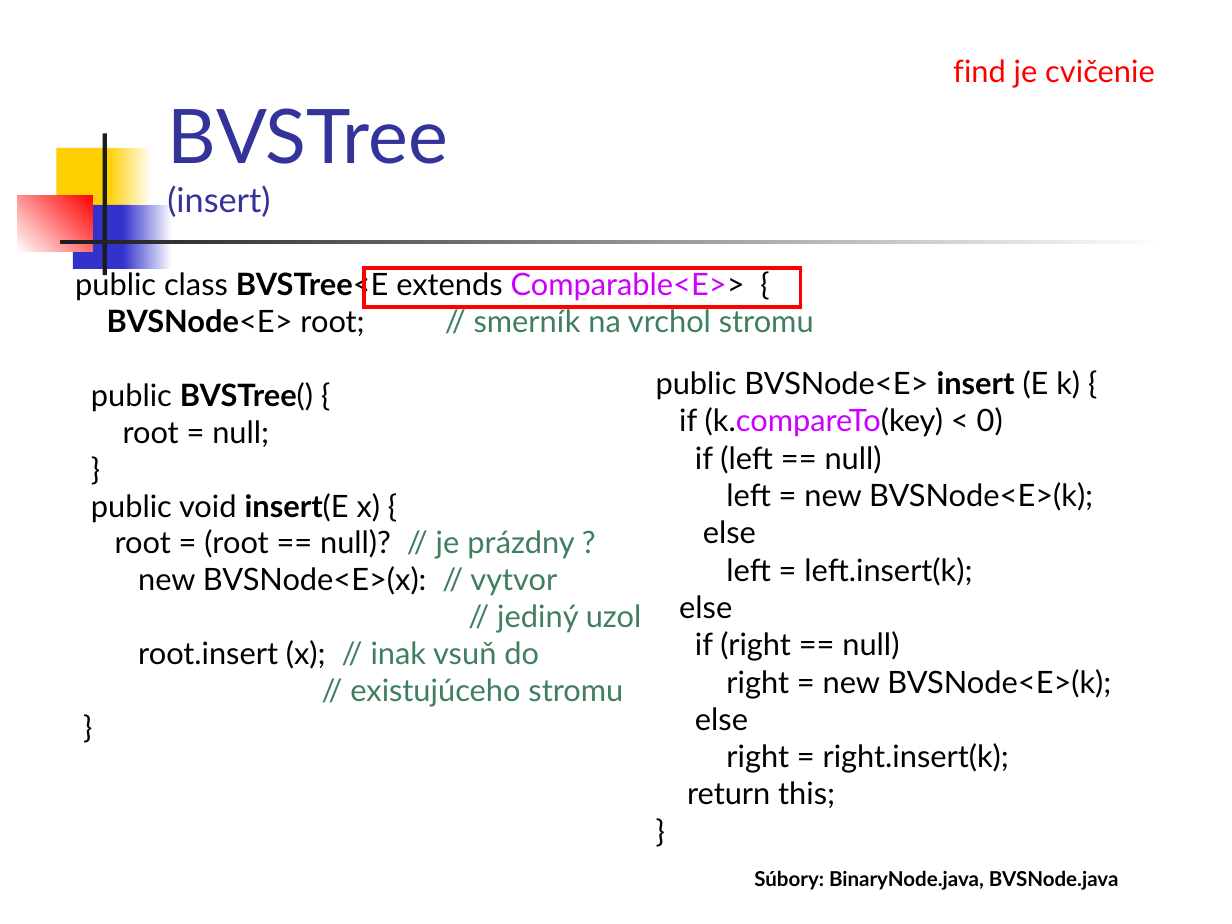
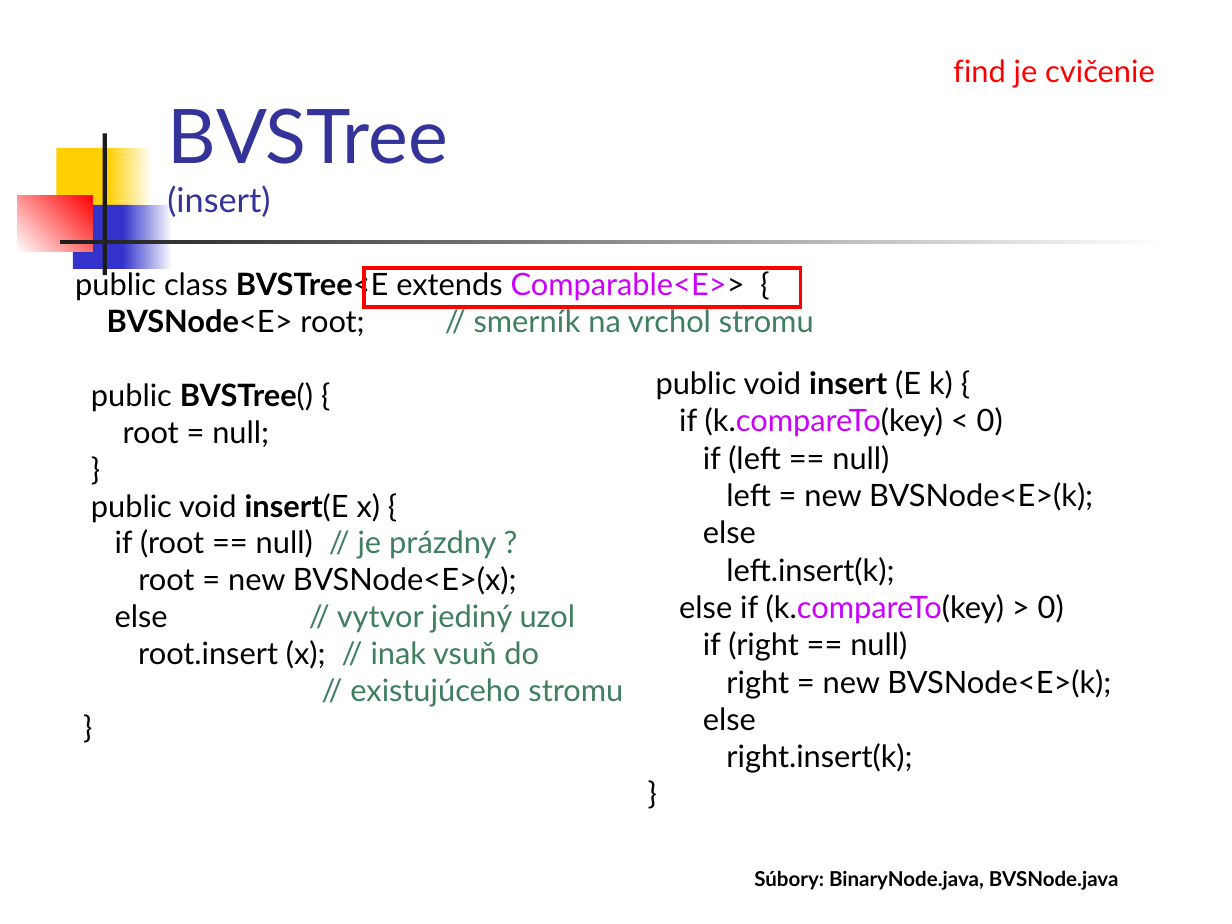
Before and after one commit to Programovanie4/Prednasky, a slide deck: slide 12 of 06/06_java_intro.ppt. Drawn at 1232x924 pixels with LibreOffice and Linux fonts; fonts in the diff are those of the drawing. Boxes give left, top, right and bottom in pixels: in the first picture for what was removed or moved away, otherwise in the second. Text is boxed around its words. In the diff, an @@ line names an element or a change of style, - is before the commit and + after.

```diff
--- a/06/06_java_intro.ppt
+++ b/06/06_java_intro.ppt
@@ text at (x1=656, y1=370, x2=953, y2=400): text changed @@
-public BVSNode<E> insert (E k) {
+public void insert (E k) {
@@ text at (x1=115, y1=529, x2=576, y2=633): text changed @@
-root = (root == null)? // je prázdny ?
-new BVSNode<E>(x): // vytvor
-// jediný uzol
+if (root == null) // je prázdny ?
+root = new BVSNode<E>(x);
+else // vytvor jediný uzol
@@ text at (x1=679, y1=557, x2=1064, y2=624): text changed @@
-left = left.insert(k);
-else
+left.insert(k);
+else if (k.compareTo(key) > 0)
@@ text at (x1=726, y1=743, x2=912, y2=773): text changed @@
-right = right.insert(k);
-return this;
+right.insert(k);
```
Also in this commit, not shown: 1 other slide changed, 3 other files.
